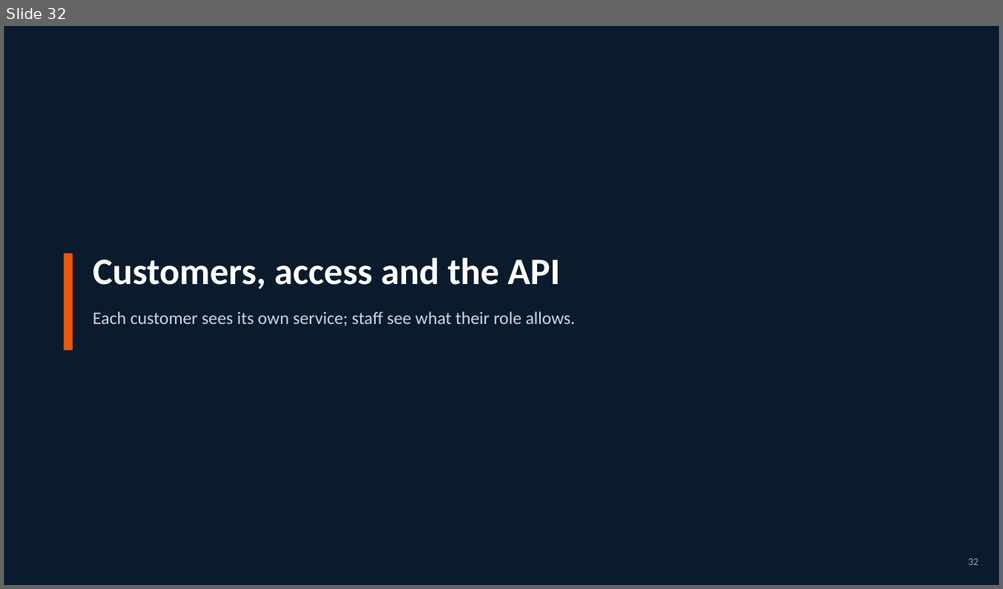
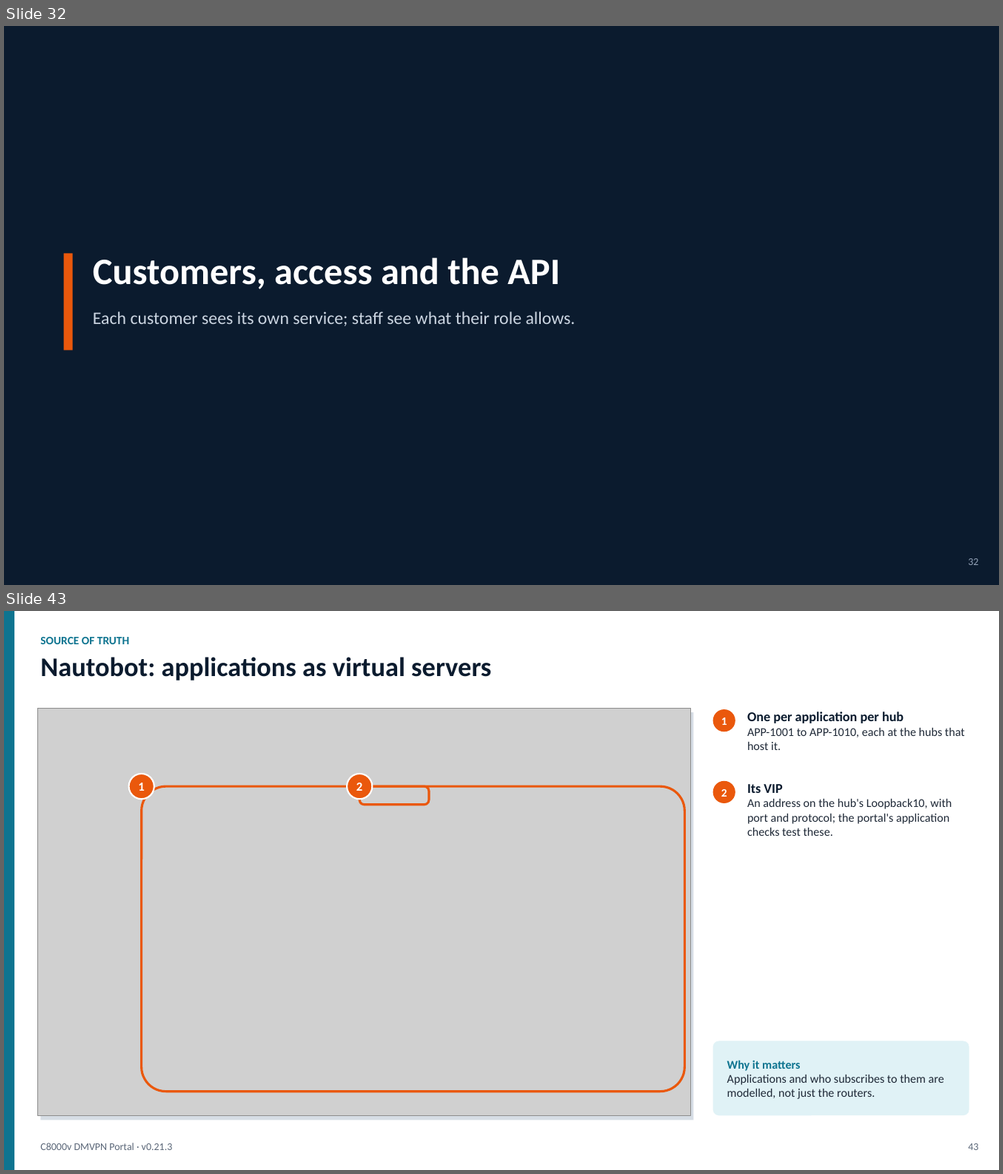
Before and after one commit to dcantor/c8000v-dmvpn-lab, a slide deck: docs/presentation/c8000v-dmvpn-portal.pptx. Shown one above the other, each under a label of ours: slide 32 before the commit, slides 32 and 43 after it; the slides between them are not shown. The pictures are 1003x589 and 1003x1174 pixels, drawn with LibreOffice and Linux fonts; fonts in the diff are those of the drawing; grey boxes stand for pictures. Boxes give left, top, right and bottom in pixels: in the first picture for what was removed or moved away, otherwise in the second. Text is boxed around its words. In the diff, an @@ line names an element or a change of style, - is before the commit and + after.

```diff
--- a/docs/presentation/c8000v-dmvpn-portal.pptx
+++ b/docs/presentation/c8000v-dmvpn-portal.pptx
@@ slide 43 added at bbox=[4, 611, 999, 1170], background #FFFFFF @@
@@ rectangle added at bbox=[4, 611, 14, 1170], fill #0E7490 @@
@@ text added at bbox=[40, 637, 129, 644], 11 pt, text #0E7490, bold @@
+SOURCE OF TRUTH
@@ text added at bbox=[40, 657, 491, 681], 26 pt, text #0B1B2E, bold @@
+Nautobot: applications as virtual servers
@@ picture added at bbox=[37, 708, 691, 1116] @@
@@ rectangle added at bbox=[40, 712, 694, 1121], fill #D6DDE5 @@
@@ ellipse added at bbox=[713, 709, 735, 732], fill #EA580C, 11 pt, text #FFFFFF, bold @@
+1
@@ text added at bbox=[747, 712, 965, 750], 11.5 pt, text #1F2937 @@
+One per application per hub
+APP-1001 to APP-1010, each at the hubs that host it.
@@ ellipse added at bbox=[128, 774, 154, 799], fill #EA580C, outline #FFFFFF 1.5 pt, 12 pt, text #FFFFFF, bold @@
+1
@@ rounded rectangle added at bbox=[142, 786, 685, 1091], outline #EA580C 2.25 pt @@
@@ ellipse added at bbox=[347, 774, 372, 799], fill #EA580C, outline #FFFFFF 1.5 pt, 12 pt, text #FFFFFF, bold @@
+2
@@ rounded rectangle added at bbox=[359, 786, 429, 804], outline #EA580C 2.25 pt @@
@@ ellipse added at bbox=[713, 781, 735, 803], fill #EA580C, 11 pt, text #FFFFFF, bold @@
+2
@@ text added at bbox=[747, 784, 951, 836], 11.5 pt, text #1F2937 @@
+Its VIP
+An address on the hub's Loopback10, with port and protocol; the portal's application checks test these.
@@ rounded rectangle added at bbox=[713, 1042, 969, 1116], fill #E0F2F6 @@
@@ text added at bbox=[727, 1060, 944, 1099], 11.5 pt, text #1F2937 @@
+Why it matters
+Applications and who subscribes to them are modelled, not just the routers.
@@ text added at bbox=[40, 1143, 173, 1150], 10 pt, text #5B6778 @@
+C8000v DMVPN Portal · v0.21.3
@@ text added at bbox=[967, 1144, 978, 1150], 10 pt, text #5B6778 @@
+43
```
Also in this commit, not shown: 36 slides changed, 20 other slides added, 25 other files.
